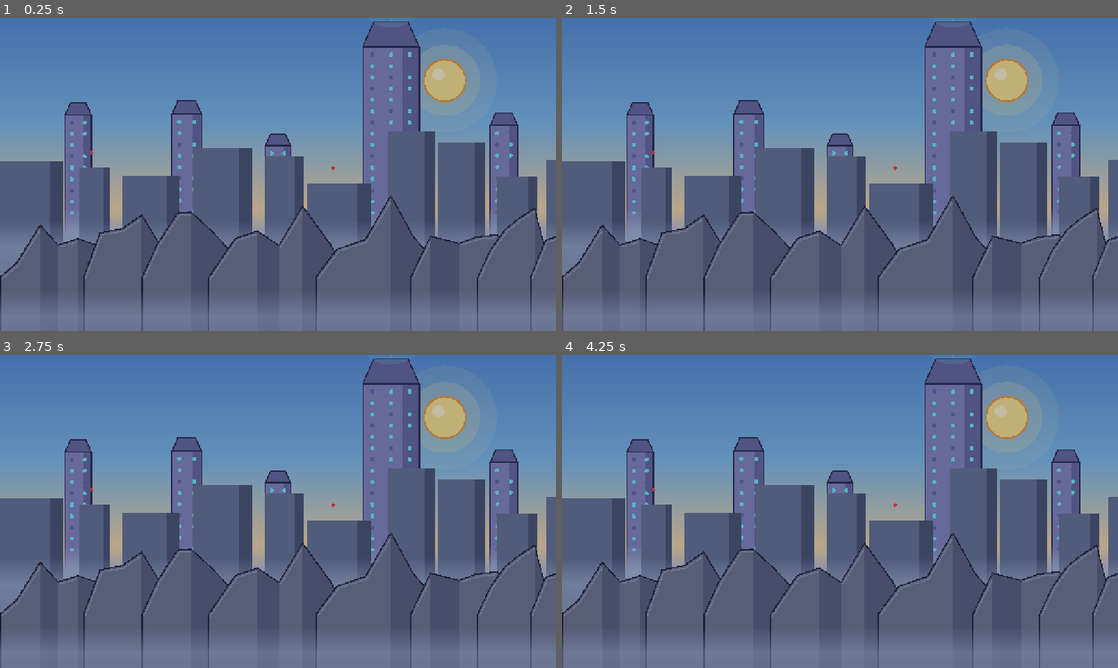
Above: before the commit, frames 1-4 (two rows, left to right).
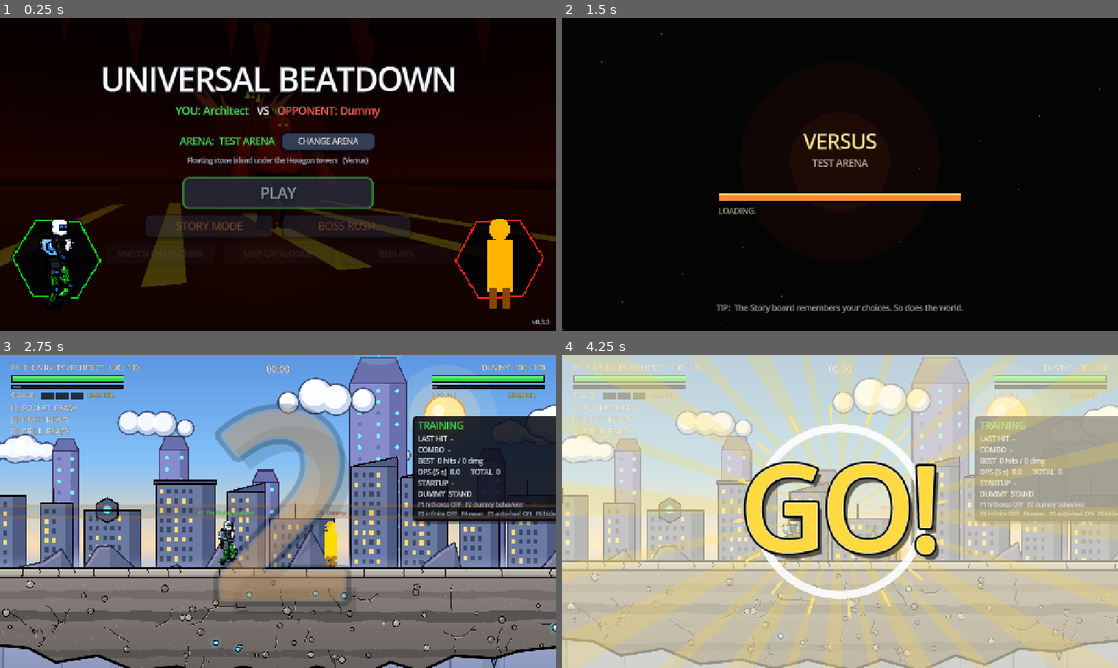
Above: after the commit, the same moments.

Repository: mahitoitadori2-dotcom/fighting-game
Game: Godot game, scene res://scenes/MainMenu.tscn
The game is run twice, just before and just after one commit, with the same random seed, the same clock (stepped at 60 frames per second) and the same inputs.
Inputs (mouse positions are in pixels of both pictures, inside the frame that each line leads up to):
- Up to frame 1 (0.25 s): no input
- Up to frame 2 (1.5 s): click (840, 193) at 0.5 s, where only the run after the commit has a clickable "PLAY"; click (840, 190) at 1.25 s, where only the run after the commit has a clickable "START"
- Up to frame 3 (2.75 s): click (278, 527) at 2 s, where only the run after the commit has a clickable "START"
- Up to frame 4 (4.25 s): tap Enter (ui_accept) at 2.75 s; move the mouse to (962, 495) at 2.77 s; hold D (move_right) 2.78-3.5 s; tap F (block) at 2.85 s; click (962, 495) at 2.92 s; tap W (jump) at 3.02, 3.32 s; drag from (728, 527) to (812, 574) at 3.52 s

The runs differ from the first frame. In frame 1, 100% of the frame differs, in the area x 0-100%, y 0-100%; in frame 2, 100%; in frame 3, 89%; in frame 4, 99%.
Error before the commit: Parse Error: Identifier "SecretCodes" not declared in the current scope. (res://scripts/ArenaManager.gd:35)

Commit message:
Add the secret-codes script (renamed SecretCodes.gd -> GameCodes.gd: the push script skipped it as a 'secret' file)

Diff:
--- /dev/null
+++ b/scripts/codes/GameCodes.gd
@@ -0,0 +1,117 @@
+class_name SecretCodes
+extends RefCounted
+## SECRET CODES (2026-11-21, by the user). (File name GameCodes.gd: the push script skips files named like "secret".) Every version of the game (PC builds + the web).
+##
+##   PHONES / TABLETS: a small CODE button in the corner of the Main Menu -> type the code.
+##   PC (keyboard / controller): no button - press WASD or the ARROW keys (or the D-pad) in the
+##   code's order while on the MAIN MENU.
+##
+##   CODE              PC ORDER    WHAT IT DOES
+##   B0gT3ster         WDWDSASA    BUG TESTER: FPS, frame ms, process / physics ms, draw calls,
+##                                 nodes and memory in the corner of the screen (on / off, saved)
+##   R0t0rMode         DDWSDAWS    ROTOR MODE: you can ONLY play as Rotor in Versus fights (his own
+##                                 code, hitbox and sprite; your controls drive his moves). On / off.
+##   Fu11 lOO percen7  ASDWSDWA    100%: unlocks EVERY achievement, every enemy, and marks every
+##                                 Story level beaten (asks first - it can't be undone)
+##   XANXXE 1NT3GR1T13S: % 100.00  SSSDDDAAADDDWWWSAWD   THE BIGGEST ONE: the red control panel
+##                                 (XanxxePanel) -> MADNESS (Madness.gd)
+##
+## Typed codes ignore capital letters and spaces. Toggles are saved in user://codes.cfg.
+
+const PATH := "user://codes.cfg"
+## Typed code (lowercase, no spaces) -> code id
+const TYPED := {"b0gt3ster": "bug_tester", "r0t0rmode": "rotor_mode", "fu11loopercen7": "full_100",
+	"xanxxe1nt3gr1t13s:%100.00": "xanxxe"}
+## PC order (U = W / Up, L = A / Left, D = S / Down, R = D / Right) -> code id
+const ORDERS := {"URURDLDL": "bug_tester", "RRUDRLUD": "rotor_mode", "LDRUDRUL": "full_100",
+	"DDDRRRLLLRRRUUUDLUR": "xanxxe"}
+const NAMES := {"bug_tester": "BUG TESTER", "rotor_mode": "ROTOR MODE", "full_100": "100% COMPLETE", "xanxxe": "XANXXE 1NT3GR1T13S"}
+
+static var bug_tester := false
+static var rotor_mode := false
+static var _loaded := false
+static var _keys := ""                              # The last directions pressed on the Main Menu
+
+
+static func load_codes() -> void:
+	if _loaded:
+		return
+	_loaded = true
+	var c := ConfigFile.new()
+	if c.load(PATH) != OK:
+		return
+	bug_tester = bool(c.get_value("codes", "bug_tester", false))
+	rotor_mode = bool(c.get_value("codes", "rotor_mode", false))
+
+
+static func save_codes() -> void:
+	var c := ConfigFile.new()
+	c.set_value("codes", "bug_tester", bug_tester)
+	c.set_value("codes", "rotor_mode", rotor_mode)
+	c.save(PATH)
+
+
+## At start-up (GraphicsSettings): the Bug Tester overlay comes back if it was on.
+static func boot(tree: SceneTree) -> void:
+	load_codes()
+	DebugOverlay.set_shown(tree, bug_tester)
+
+
+## A typed code -> its id ("" = not a code).
+static func match_typed(text: String) -> String:
+	return String(TYPED.get(text.to_lower().replace(" ", "").strip_edges(), ""))
+
+
+## Main Menu: one direction pressed ("U" / "D" / "L" / "R"). Returns a code id when an order is complete.
+static func feed(dir: String) -> String:
+	_keys = (_keys + dir).right(24)
+	for order in ORDERS:                                 # (Orders have different lengths: the end must match)
+		if _keys.ends_with(String(order)):
+			_keys = ""
+			return String(ORDERS[order])
+	return ""
+
+
+## Switch a toggle code (Bug Tester / Rotor Mode). Returns the message to show.
+static func toggle(id: String, tree: SceneTree) -> String:
+	load_codes()
+	match id:
+		"bug_tester":
+			bug_tester = not bug_tester
+			DebugOverlay.set_shown(tree, bug_tester)
+			save_codes()
+			return "BUG TESTER: " + ("ON  -  stats in the top-left corner" if bug_tester else "OFF")
+		"rotor_mode":
+			rotor_mode = not rotor_mode
+			save_codes()
+			return "ROTOR MODE: " + ("ON  -  you are Rotor in every Versus fight!" if rotor_mode else "OFF")
+	return ""
+
+
+## FU11 LOO PERCEN7: every achievement, every enemy met, every Story level beaten. Saved.
+static func unlock_everything() -> void:
+	# Achievements (silently: no 300 toasts)
+	Achievements.load_data()
+	var now := int(Time.get_unix_time_from_system())
+	for d in Achievements.defs():
+		if not Achievements.unlocked.has(d["id"]):
+			Achievements.unlocked[d["id"]] = now
+	Achievements.save_data()
+	# Every enemy met (they appear in Versus / Enemy Test). Entries without a story class are always there.
+	StoryProgress.load_progress()
+	for e in EnemyManager.entries():
+		var cls := String(e.get("class", ""))
+		if cls != "":
+			StoryProgress.seen[cls] = true
+	# Every Story level beaten: all parts, the optional levels, the lessons, the Boss Extensions
+	StoryProgress.unlocked_level = StoryProgress.AVAILABLE_LEVELS
+	StoryProgress.colosseums_done = maxi(StoryProgress.colosseums_done, StoryLevels.colosseum_of(StoryLevels.count()))
+	for n in range(1, StoryLevels.count() + 1):
+		if StoryLevels.is_optional(n) and not StoryProgress.optional_done.has(n):
+			StoryProgress.optional_done.append(n)
+		if StoryLevels.is_lesson(n) and not StoryProgress.lessons_done.has(n):
+			StoryProgress.lessons_done.append(n)
+	for k in StoryLevels.EXTENSIONS:
+		StoryProgress.ext_done[k] = 3
+	StoryProgress.current_level = StoryProgress.AVAILABLE_LEVELS
+	StoryProgress.save_progress()
--- a/scripts/ui/MainMenu.gd
+++ b/scripts/ui/MainMenu.gd
@@ -36,7 +36,7 @@
 
 
 # ============================================================
-# SECRET CODES (SecretCodes.gd): phones get a CODE button, PC types arrow / WASD orders
+# SECRET CODES (class SecretCodes, scripts/codes/GameCodes.gd): phones get a CODE button, PC types arrow / WASD orders
 # ============================================================
 var _code_panel: CodePanel = null
 
Not shown, added: scripts/codes/GameCodes.gd.uid
